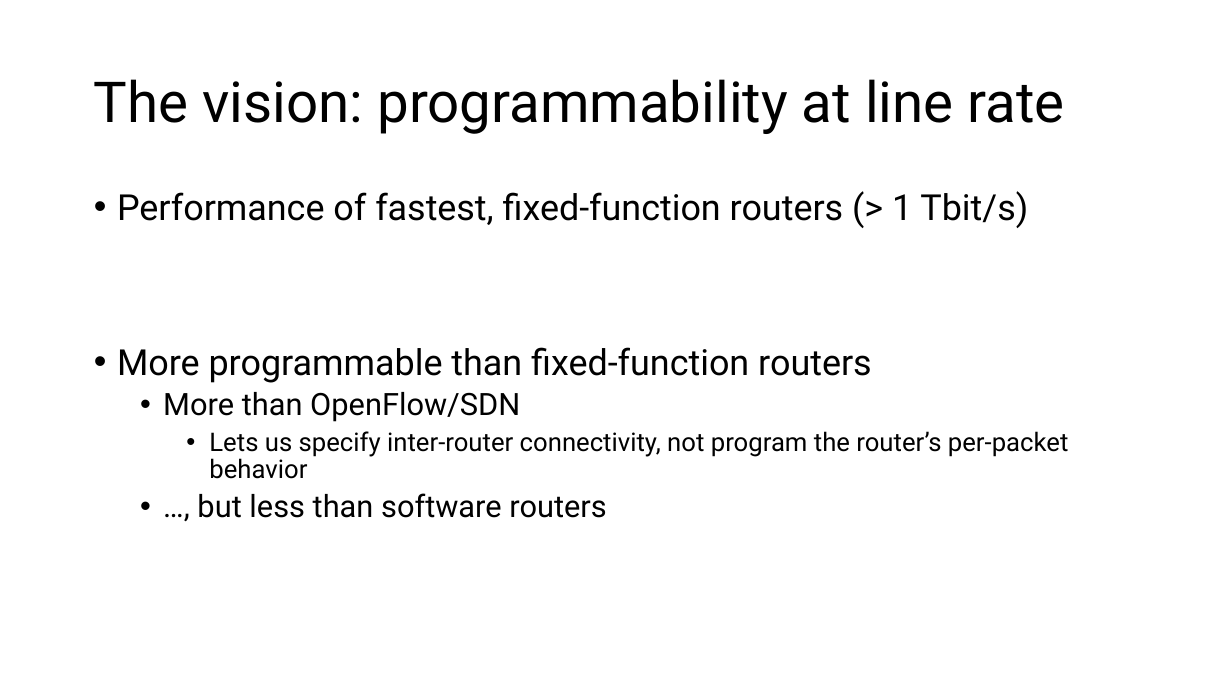
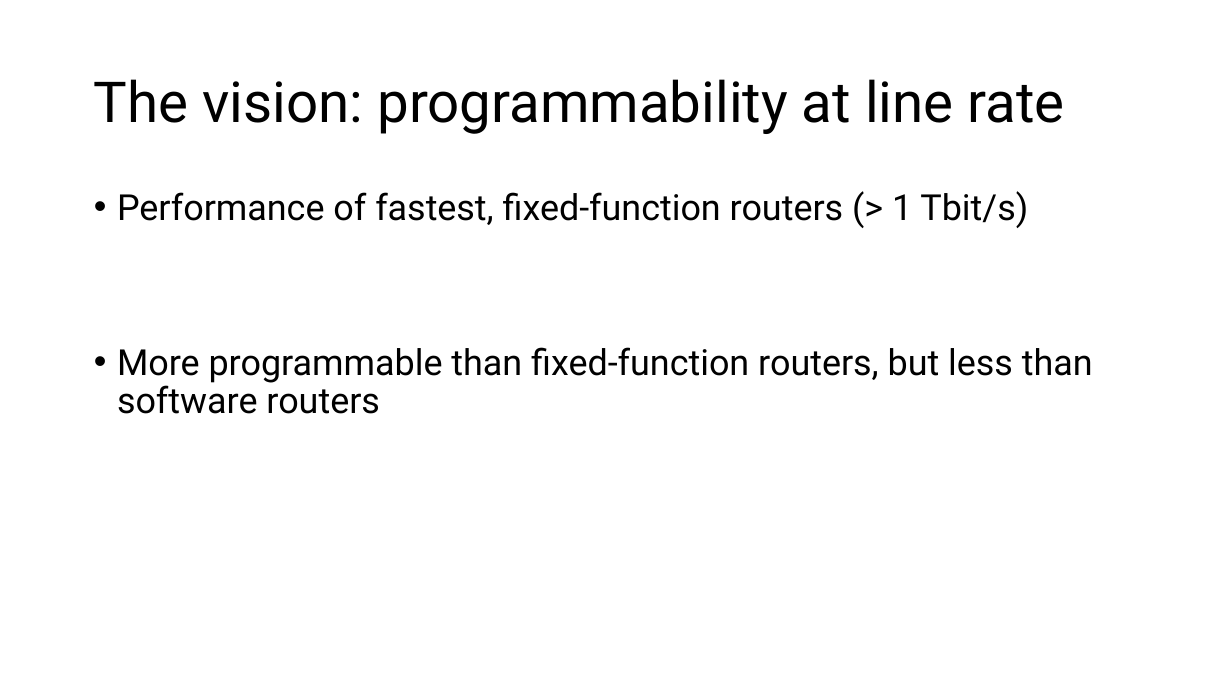
Before and after one commit to anirudhSK/pifo-domino-marple-ppts, a slide deck: slide 5 of combined_domino_pifo.pptx (slide 7 before the commit). Drawn at 1232x693 pixels with LibreOffice and Linux fonts; fonts in the diff are those of the drawing. Boxes give left, top, right and bottom in pixels: in the first picture for what was removed or moved away, otherwise in the second. Text is boxed around its words. In the diff, an @@ line names an element or a change of style, - is before the commit and + after.

```diff
--- a/combined_domino_pifo.pptx
+++ b/combined_domino_pifo.pptx
@@ text at (117,347,1093,414): text changed; size 20 to 28 pt @@
-• More programmable than fixed-function routers
-  • More than OpenFlow/SDN
-    • Lets us specify inter-router connectivity, not program the router’s per-packet behavior
-  • …, but less than software routers
+• More programmable than fixed-function routers, but less than software routers
```
Also in this commit, not shown: 25 other slides changed, 8 slides added, 7 slides removed, 1 other file.
